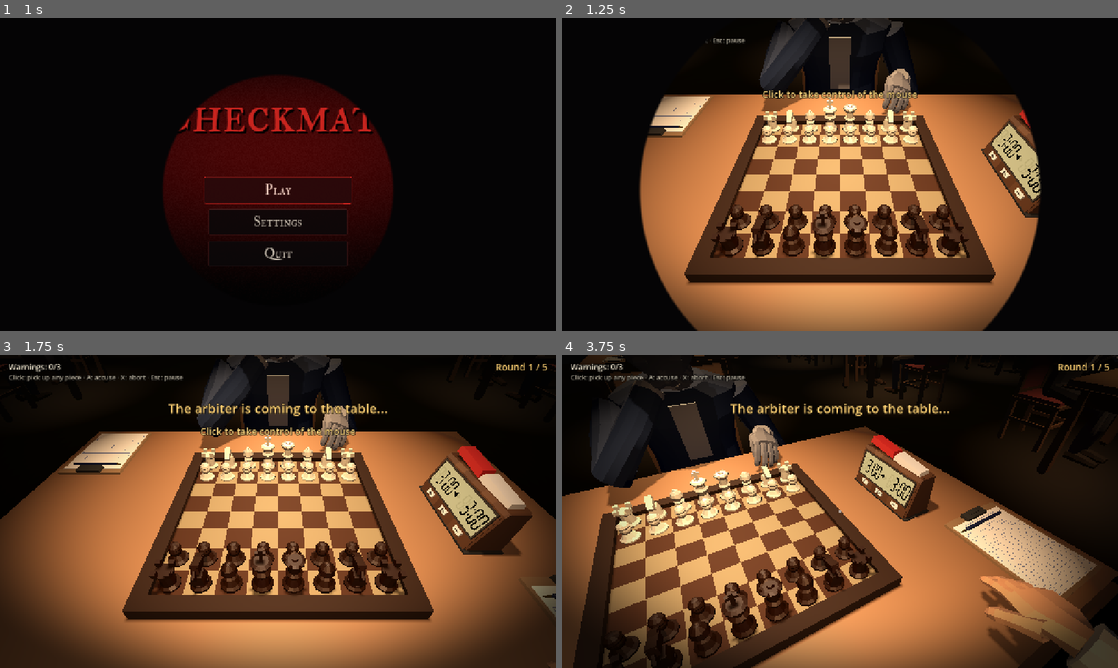
Above: before the commit, frames 1-4 (two rows, left to right).
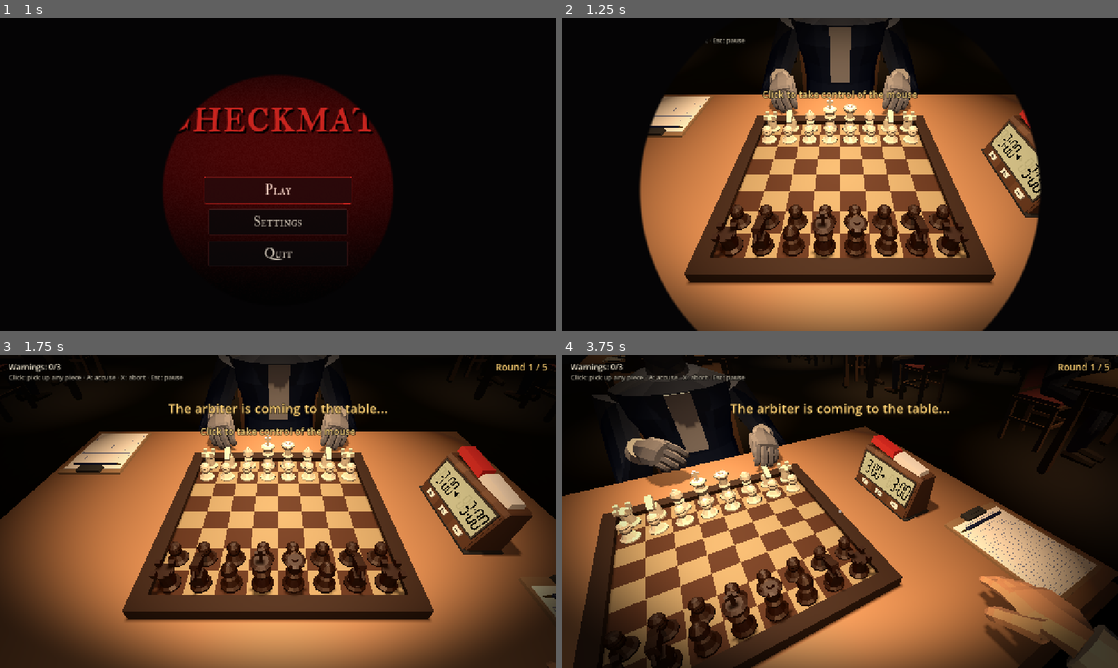
Above: after the commit, the same moments.

Repository: alan-pv/GJ-Horror
Game: Godot game, scene res://src/ui/main_menu.tscn
Same seed, same stepped clock (60 frames per second), same inputs: the game is played once before the commit and once after it. Sound files missing from this copy of the repository are replaced by a short silence.
Inputs (mouse positions are in pixels of both pictures, inside the frame that each line leads up to):
- Up to frame 1 (1 s): click "Play" at 0.5 s
- Up to frame 2 (1.25 s): no input
- Up to frame 3 (1.75 s): tap Enter at 1.25 s; move the mouse to (400, 495) at 1.27 s; hold A (accuse) from 1.28 s (still down); click (400, 495) at 1.42 s
- Up to frame 4 (3.75 s): release A (accuse) at 2 s; tap Enter at 2 s; drag from (728, 527) to (812, 574) at 2.02 s; move the mouse to (851, 505) at 2.77 s; hold A (accuse) 2.78-3.53 s; click (851, 505) at 2.92 s; move the mouse to (834, 517) at 3.52 s; tap A (accuse) at 3.6 s; click (834, 517) at 3.67 s

Frame 1 is identical in both runs. In frame 2, 2.8% of the frame differs, in the area x 35-63%, y 0-32%; in frame 3, 2.5%; in frame 4, 4.5%, in the area x 5-100%, y 0-100%.

Commit message:
Un clip por acción: 21 animaciones pulidas y la silla sigue al cuerpo
- player.glb pasa de 32 a 21 clips: fuera variantes de espera y pensar, sit_look_*, sit_beg y death_fall_back; un solo sit_startle simétrico
- Puño que cierra (fist_boost) con nudillos redondeados; maniquíes sin nariz ni orejas; manos relajadas en dragged
- stand_up, sit_down y stand_accuse se levantan sobre los pies sin atravesar mesa ni silla; sit_move_piece y sit_press_clock sin choques
- Chequeos de mesa, manos y silla más densos (asiento incluido); tabla de retirada mínima de la silla en el contrato
- ChairFollow: la silla se retira cada fotograma según las piernas, sin depender del clip
- Guardias con ropa más clara; la súplica usa sit_cry y el árbitro ya no pide la caída hacia atrás
- El pulgar no atraviesa la pieza mientras llega su abducción (mano nueva más gruesa)
- ROADMAP: el Frente B queda en revisiones en el juego

Diff:
--- a/src/client/arbiter.gd
+++ b/src/client/arbiter.gd
@@ -283,8 +283,6 @@
 		var kind := &"slump"
 		if cond.standing:
 			kind = &"standing"
-		elif _rng.randf() < 0.3:
-			kind = &"fall_back"
 		cond.die(kind)
 	await figure.play_once(&"shoot", 0.02)
 	await figure.play_once(&"lower_gun", 0.1)
--- a/src/client/arm_pose_modifier.gd
+++ b/src/client/arm_pose_modifier.gd
@@ -404,6 +404,13 @@
 			break
 	_swing_goal = best_sw
 	_swing = move_toward(_swing, best_sw, 4.0 * maxf(dt, 0.016))
+	# Si con el pulgar abierto (c = 0) la yema ya queda dentro de la pieza, la flexión no puede
+	# sacarla: la abducción avanza más rápido que el tope hasta que quede fuera (no atraviesa).
+	if best_c >= 0.0:
+		var guard := 0
+		while _swing != best_sw and guard < 64 and _dist(ch, sgn, 0.0, p0, u, _swing) < -CONTACT_EPS:
+			_swing = move_toward(_swing, best_sw, 0.01)
+			guard += 1
 	if best_c >= 0.0 and absf(_swing - best_sw) > 0.01:
 		# Mientras la abducción llega a su valor, la flexión se recalcula con la actual.
 		var c2 := _solve_touch(ch, sgn, p0, u, THUMB, _swing)
--- a/src/client/character/anim_roles.gd
+++ b/src/client/character/anim_roles.gd
@@ -67,9 +67,9 @@
 
 ## Clips que el código aún pide por nombre exacto (no son roles; no se avisa de ellos).
 const DIRECT_CLIPS: Array[StringName] = [
-	&"sit_idle", &"sit_look_left", &"sit_look_right", &"sit_move_piece", &"sit_press_clock", &"sit_write",
-	&"sit_beg", &"sit_cry", &"sit_frozen", &"stand_flee", &"stand_flee_cycle",
-	&"death_slump_table", &"death_fall_back", &"death_standing",
+	&"sit_idle", &"sit_move_piece", &"sit_press_clock", &"sit_write",
+	&"sit_cry", &"sit_frozen", &"stand_flee", &"stand_flee_cycle",
+	&"death_slump_table", &"death_standing",
 	# árbitro
 	&"idle", &"inspect_sheets", &"aim", &"aim_hold", &"shoot", &"lower_gun", &"point_accuse",
 ]
--- a/src/client/character/character_figure.gd
+++ b/src/client/character/character_figure.gd
@@ -19,7 +19,7 @@
 ## Animaciones cíclicas (el .glb no trae el flag; se marcan `LOOP_LINEAR` al cargar).
 const LOOPS: Array[StringName] = [
 	&"sit_idle", &"sit_think", &"sit_nervous", &"sit_write",
-	&"sit_beg", &"sit_cry", &"sit_frozen", &"stand_flee_cycle",
+	&"sit_cry", &"sit_frozen", &"stand_flee_cycle",
 ]
 
 ## Velocidad (m/s) a la que avanza el rol `walk` con velocidad 1 (ciclo de 1,0 s, paso doble de
--- a/src/client/character/figure_base.gd
+++ b/src/client/character/figure_base.gd
@@ -230,6 +230,12 @@
 	await play_once(clip, AnimRoles.blend_of(role))
 
 
+## Duración (s) del clip que cumple el rol (0 si el modelo no trae ninguno ni respaldo).
+func clip_length(role: StringName) -> float:
+	var clip := pick_role_clip(role)
+	return _player.get_animation(clip).length if clip != &"" else 0.0
+
+
 ## Lista de animaciones del modelo.
 func animations() -> PackedStringArray:
 	return _player.get_animation_list()
--- a/src/client/condemned.gd
+++ b/src/client/condemned.gd
@@ -71,7 +71,7 @@
 	_loop = _make_player(VOICE_SEATED, -9.0 if rich else -15.0)
 	match mode:
 		Mode.BEG:
-			figure.play(&"sit_beg", 0.7, _rng.randf_range(0.9, 1.15))
+			figure.play(&"sit_cry", 0.7, _rng.randf_range(0.9, 1.15))
 			_set_loop("sob_loop")
 		Mode.CRY, Mode.SOB:
 			figure.play(&"sit_cry", 0.7, _rng.randf_range(0.9, 1.1))
@@ -172,8 +172,7 @@
 	return seat_pos + Vector3(0.0, 0.0, p_sign * (FLEE_RISE_BACK + FLEE_RUN))
 
 
-## Recibe el disparo. `kind`: &"slump" (sobre la mesa), &"fall_back" (de espaldas) o
-## &"standing" (de pie). Corrutina: termina cuando el cuerpo ya cayó.
+## Recibe el disparo. `kind`: &"slump" (sobre la mesa) o &"standing" (de pie). Corrutina: termina cuando el cuerpo ya cayó.
 func die(kind: StringName) -> void:
 	if dead:
 		return
@@ -184,9 +183,6 @@
 	var anim := &"death_slump_table"
 	var floor_sound := false
 	match kind:
-		&"fall_back":
-			anim = &"death_fall_back"
-			floor_sound = true
 		&"standing":
 			anim = &"death_standing"
 			floor_sound = true
--- /dev/null
+++ b/src/client/events/chair_follow.gd
@@ -0,0 +1,63 @@
+class_name ChairFollow
+extends RefCounted
+## Retirada de la silla calculada a partir de la pose REAL de la figura (no de un tween fijo).
+##
+## Trabaja en el marco de la silla: +Z hacia la mesa (la dirección a la que mira la figura sentada),
+## Y arriba, origen en el centro del asiento a ras de suelo. La silla se retira `r` metros por -Z.
+## `need` mide cuánto hay que retirarla para que las piernas (muslos, rodillas y tobillos por
+## debajo del asiento) no la atraviesen; `desired` es la retirada "de guion" según la altura de la
+## pelvis; el resultado es el mayor de los dos, así que si cambia el clip la silla sigue al cuerpo.
+
+## Mitad del asiento (m) y altura de su cara superior.
+const SEAT_HALF := 0.22
+const SEAT_TOP := 0.44
+## Radio de las piernas (m) y holgura extra que se deja entre ellas y la silla.
+const LEG_RADIUS := 0.07
+const MARGIN := 0.08
+## Altura de la pelvis sentado y de pie (m): da el avance del movimiento de levantarse.
+const HIPS_SEATED := 0.54
+const HIPS_STANDING := 0.86
+## Velocidad máxima (m/s) a la que la silla va hacia su retirada "de guion".
+const SPEED := 1.6
+## Huesos (sin lado) que forman la pierna, de la cadera al tobillo.
+const LEG_BONES: Array[String] = ["Thigh", "Shin", "Foot"]
+
+
+## Retirada mínima (m, >= 0) para que las piernas de `fig` no atraviesen la silla que está en
+## `home` (transformación mundial de la silla en su sitio). Cuenta solo lo que queda bajo la cara
+## superior del asiento y dentro de su ancho: lo que está encima (muslos apoyados) no choca.
+static func need(fig: CharacterFigure, home: Transform3D) -> float:
+	var inv := home.affine_inverse()
+	var worst := 0.0
+	for side in ["L", "R"]:
+		var pts: Array[Vector3] = []
+		for b in LEG_BONES:
+			pts.append(inv * fig.bone_global(StringName("%s.%s" % [b, side])).origin)
+		for i in range(pts.size() - 1):
+			for k in 7:
+				var p := pts[i].lerp(pts[i + 1], k / 6.0)
+				if p.y >= SEAT_TOP or absf(p.x) > SEAT_HALF + LEG_RADIUS:
+					continue
+				worst = maxf(worst, SEAT_HALF - p.z + LEG_RADIUS)
+	return worst
+
+
+## Avance (0-1) de la pelvis entre sentado y de pie.
+static func rise_progress(fig: CharacterFigure, home: Transform3D) -> float:
+	var y: float = (home.affine_inverse() * fig.bone_global(&"Hips").origin).y
+	return clampf(inverse_lerp(HIPS_SEATED, HIPS_STANDING, y), 0.0, 1.0)
+
+
+## Retirada "de guion" (m) para el avance `p` de la pelvis: sale mientras sube y vuelve a la par
+## mientras baja (al sentarse `p` decrece). `full` = retirada final de pie.
+static func desired(p: float, full: float) -> float:
+	return full * smoothstep(0.0, 0.85, p)
+
+
+## Un paso: nueva retirada a partir de la actual `r`. Nunca baja de `need + MARGIN` (con la holgura
+## desvaneciéndose a 0 al acabar si `fade` = 1) ni de `floor_r` (retirada mínima del contrato);
+## hacia `want` se mueve a lo sumo `SPEED * dt`.
+static func step(r: float, need_r: float, want: float, floor_r: float, dt: float, fade: float = 0.0) -> float:
+	var moved := move_toward(r, want, SPEED * dt)
+	var safe := need_r + MARGIN * (1.0 - fade) if need_r > 0.0 else 0.0
+	return maxf(maxf(moved, safe), floor_r)
--- a/src/client/events/event_stage.gd
+++ b/src/client/events/event_stage.gd
@@ -197,12 +197,23 @@
 	return b.normalized()
 
 
-## Mueve `node` en el mundo a `to` en `seconds` (tween en este escenario).
-func _slide(node: Node3D, to: Vector3, seconds: float, delay: float = 0.0) -> void:
-	var tw := create_tween()
-	if delay > 0.0:
-		tw.tween_interval(delay)
-	tw.tween_property(node, "global_position", to, seconds).set_trans(Tween.TRANS_SINE).set_ease(Tween.EASE_IN_OUT)
+## Mantiene la silla a la distancia que pide la pose real de `fig` (ver `ChairFollow`) durante
+## `seconds`. `standing_up`: la silla sale al levantarse (acaba en `CHAIR_BACK`); si no, vuelve a la
+## par al sentarse (acaba en su sitio). Corrutina: se lanza sin `await`.
+func _chair_follow(chair: Node3D, fig: CharacterFigure, home: Transform3D, standing_up: bool, seconds: float) -> void:
+	var back := -home.basis.z
+	var r := 0.0 if standing_up else CHAIR_BACK
+	var t := 0.0
+	while t < seconds and is_inside_tree() and is_instance_valid(fig) and is_instance_valid(chair):
+		await get_tree().process_frame
+		var dt := get_process_delta_time()
+		t += dt
+		var want := ChairFollow.desired(ChairFollow.rise_progress(fig, home), CHAIR_BACK)
+		var fade := 0.0 if standing_up else clampf(t / maxf(seconds, 0.01), 0.0, 1.0)
+		r = ChairFollow.step(r, ChairFollow.need(fig, home), want, 0.0, dt, fade)
+		chair.global_position = home.origin + back * r
+	if is_instance_valid(chair):
+		chair.global_position = home.origin + back * (CHAIR_BACK if standing_up else 0.0)
 
 
 ## Gira `f` hasta `yaw` (rad) en `seconds`, tras `delay`.
@@ -248,8 +259,9 @@
 	var yaw0 := f.rotation.y
 	var yaw := figure_yaw(f.global_position, toward)
 	f.set_look(0.0, 0.0)
-	# La silla sale hacia atrás mientras sube la pelvis; el cuerpo se vuelve hacia el jugador.
-	_slide(chair, chair_home + back * CHAIR_BACK, 0.9, 0.2)
+	# La silla sale hacia atrás siguiendo la pelvis y las piernas; el cuerpo se vuelve hacia el jugador.
+	var chair_xf := chair.global_transform
+	_chair_follow(chair, f, chair_xf, true, f.clip_length(&"stand_accuse"))
 	_turn_figure(f, yaw, 1.0, 0.9)
 	get_tree().create_timer(1.7).timeout.connect(func() -> void:
 		if is_instance_valid(f):
@@ -260,7 +272,7 @@
 		return
 	# Vuelve a su silla: gira hacia la mesa, la silla entra y se sienta.
 	_turn_figure(f, yaw0, 0.7)
-	_slide(chair, chair_home, 0.9, 0.6)
+	_chair_follow(chair, f, chair_xf, false, f.clip_length(&"sit_down"))
 	await f.play_role_once(&"sit_down")
 	if is_instance_valid(f):
 		f.rotation.y = yaw0
@@ -271,12 +283,13 @@
 
 # --- Eliminación en otra mesa -----------------------------------------------------------
 
-## Aspecto de los guardias: ropa oscura (algo más clara que negro para que se lea en la penumbra), maniquí gris.
+## Aspecto de los guardias: ropa oscura pero con luz propia suficiente (gris azulado, no negro) para
+## que se lea fuera del cono de luz, sin llegar a destacar más que la víctima; maniquí gris.
 static func guard_look(rng: RandomNumberGenerator) -> Dictionary:
-	var dark := Color(0.11, 0.11, 0.14)
+	var dark := Color(0.24, 0.25, 0.31)
 	return CharacterFigure.bot_look(rng, {
-		"skin": CharacterFigure.BOT_SKIN, "shirt": Color(0.16, 0.16, 0.18), "jacket": dark,
-		"pants": dark, "shoes": Color(0.05, 0.05, 0.05), "hair": CharacterFigure.BOT_SKIN, "hair_style": "bald",
+		"skin": CharacterFigure.BOT_SKIN, "shirt": Color(0.34, 0.35, 0.40), "jacket": dark,
+		"pants": Color(0.20, 0.21, 0.26), "shoes": Color(0.12, 0.12, 0.14), "hair": CharacterFigure.BOT_SKIN, "hair_style": "bald",
 	})
 
 
@@ -320,7 +333,8 @@
 		g.rotation.y = figure_yaw(g.global_position, seat_pos)
 	victim.set_look(0.0, 0.0)
 	play_sound(&"struggle", seat_pos, 8.0, victim)
-	_slide(chair, chair.global_position + back * CHAIR_BACK, 0.7, 0.1)
+	var chair_xf := chair.global_transform
+	_chair_follow(chair, victim, chair_xf, true, victim.clip_length(&"stand_up"))
 	await victim.play_role_once(&"stand_up")
 	# Por los pasillos hasta el perímetro, entre los dos guardias.
 	var out := Vector3(seat_pos.x, 0.0, seat_pos.z)
--- a/src/client/opponent_avatar.gd
+++ b/src/client/opponent_avatar.gd
@@ -297,20 +297,11 @@
 	_body_kick = k * 0.22
 
 
-## Respingo ante un evento fuerte en `world_pos`: `sit_startle` del lado del origen.
-func startle(world_pos: Vector3) -> void:
+## Respingo ante un evento fuerte en `world_pos`: `sit_startle` (el lado lo da la mirada).
+func startle(_world_pos: Vector3) -> void:
 	if condemned or _once_busy or not figure.has_role(&"sit_startle") or not _hands_free():
 		return
-	var local := figure.global_transform.affine_inverse() * world_pos
-	var clip := &"sit_startle__left" if local.x > 0.0 else &"sit_startle__right"
-	if not figure.has_animation(clip):
-		_play_once_role(&"sit_startle")
-		return
-	_once_busy = true
-	if _ik_on:
-		_set_ik(false, 0.2)
-	await figure.play_once(clip, AnimRoles.blend_of(&"sit_startle"))
-	_resume_idle()
+	_play_once_role(&"sit_startle")
 
 
 func _start_event_tween() -> void:
--- a/src/world/background_table.gd
+++ b/src/world/background_table.gd
@@ -312,9 +312,7 @@
 	await get_tree().create_timer(delay).timeout
 	if not _same_job(color, g, &"startle"):
 		return
-	var local := f.global_transform.affine_inverse() * world_pos
-	var clip := &"sit_startle__left" if local.x > 0.0 else &"sit_startle__right"
-	await f.play_once(clip if f.has_animation(clip) else f.pick_role_clip(&"sit_startle", _rng), AnimRoles.blend_of(&"sit_startle"))
+	await f.play_once(f.pick_role_clip(&"sit_startle", _rng), AnimRoles.blend_of(&"sit_startle"))
 	if not _same_job(color, g, &"startle"):
 		return
 	s.stage = &"ambient"
--- a/tests/run_tests.gd
+++ b/tests/run_tests.gd
@@ -20,6 +20,7 @@
 	"res://tests/test_hall_layout.gd",
 	"res://tests/test_hall.gd",
 	"res://tests/test_character_figure.gd",
+	"res://tests/test_chair_follow.gd",
 	"res://tests/test_arbiter.gd",
 	"res://tests/test_hand_flow.gd",
 	"res://tests/test_hand_grasp.gd",
--- /dev/null
+++ b/tests/test_chair_follow.gd
@@ -0,0 +1,75 @@
+extends TestCase
+## La silla sigue a la pose real al levantarse y sentarse (`ChairFollow`), con el .glb real.
+## Necesita fotogramas (el esqueleto solo aplica la animación dentro del árbol), por eso las
+## pruebas son corrutinas que run_tests.gd espera.
+
+const STEPS := 14
+
+
+func _tree() -> SceneTree:
+	return tree
+
+
+## Figura en el árbol, con `clip` en pausa; la silla está en el origen mirando a +Z.
+func _setup(clip: StringName) -> CharacterFigure:
+	var f := CharacterFigure.new()
+	_tree().root.add_child(f)
+	f.play(clip, 0.0)
+	f.animation_player().pause()
+	return f
+
+
+## Recorre el clip y simula la silla paso a paso. Devuelve {max_overlap, min_naive_need, r_end}:
+## el mayor solape de piernas con la silla ya retirada, lo que pediría una silla sin moverse y la
+## retirada final.
+func _drive(role: StringName, standing_up: bool) -> Dictionary:
+	var probe := CharacterFigure.new()
+	var clip := probe.pick_role_clip(role)
+	probe.free()
+	var f := _setup(clip)
+	var ap := f.animation_player()
+	var length := ap.get_animation(clip).length
+	var home := Transform3D.IDENTITY
+	var back := Vector3(0.0, 0.0, -1.0)
+	var r := 0.0 if standing_up else 0.5
+	var out := {"max_overlap": -1.0, "max_naive": 0.0, "r_end": 0.0}
+	for i in STEPS + 1:
+		ap.seek(length * i / float(STEPS), true)
+		await _tree().process_frame
+		var dt := length / STEPS
+		var fade := 0.0 if standing_up else float(i) / STEPS
+		r = ChairFollow.step(r, ChairFollow.need(f, home), ChairFollow.desired(ChairFollow.rise_progress(f, home), 0.5), 0.0, dt, fade)
+		var moved := Transform3D(Basis.IDENTITY, back * r)
+		out.max_overlap = maxf(out.max_overlap, ChairFollow.need(f, moved))
+		out.max_naive = maxf(out.max_naive, ChairFollow.need(f, home))
+	out.r_end = r
+	f.queue_free()
+	return out
+
+
+func test_chair_clears_legs_when_standing_up() -> void:
+	var res := await _drive(&"stand_up", true)
+	check(res.max_overlap <= 0.001, "stand_up: la silla no toca las piernas (solape %.3f)" % res.max_overlap)
+	check(res.max_naive > 0.05, "stand_up: sin mover la silla sí se solaparía (%.3f)" % res.max_naive)
+	check(res.r_end >= 0.40, "stand_up: la silla acaba retirada >= 0,40 m (%.2f)" % res.r_end)
+
+
+func test_chair_clears_legs_when_accusing() -> void:
+	var res := await _drive(&"stand_accuse", true)
+	check(res.max_overlap <= 0.001, "stand_accuse: sin solape (%.3f)" % res.max_overlap)
+	check(res.r_end >= 0.40, "stand_accuse: silla retirada >= 0,40 m (%.2f)" % res.r_end)
+
+
+func test_chair_returns_when_sitting_down() -> void:
+	var res := await _drive(&"sit_down", false)
+	check(res.max_overlap <= 0.001, "sit_down: la silla no toca las piernas (solape %.3f)" % res.max_overlap)
+	check(res.r_end < 0.1, "sit_down: la silla vuelve a la par (%.2f)" % res.r_end)
+
+
+func test_seated_legs_do_not_push_chair() -> void:
+	var f := _setup(&"sit_idle")
+	f.animation_player().seek(0.0, true)
+	await _tree().process_frame
+	await _tree().process_frame
+	check_eq(ChairFollow.need(f, Transform3D.IDENTITY), 0.0, "sentado no pide retirada")
+	f.queue_free()
--- a/tests/test_character_figure.gd
+++ b/tests/test_character_figure.gd
@@ -2,14 +2,14 @@
 ## Pruebas de las figuras 3D (`CharacterFigure`, `ArbiterFigure`) con los .glb reales.
 
 const PLAYER_ANIMS := [
-	"sit_idle", "sit_think", "sit_nervous", "sit_look_left", "sit_look_right", "sit_move_piece",
-	"sit_press_clock", "sit_write", "sit_beg", "sit_cry", "sit_frozen", "stand_flee",
-	"stand_flee_cycle", "death_slump_table", "death_fall_back", "death_standing",
+	"sit_idle", "sit_think", "sit_nervous", "sit_move_piece",
+	"sit_press_clock", "sit_write", "sit_cry", "sit_frozen", "stand_flee",
+	"stand_flee_cycle", "death_slump_table", "death_standing",
 ]
+## Variantes admitidas por rol: un clip por acción (el .glb viejo aún puede traer variantes).
 const ROLE_CLIPS := {
-	&"sit_wait": ["sit_wait__chin", "sit_wait__crossed", "sit_wait__head", "sit_wait__lean_back"],
-	&"sit_think": ["sit_think", "sit_think__chin", "sit_think__temple"],
-	&"sit_startle": ["sit_startle__left", "sit_startle__right"],
+	&"sit_think": ["sit_think"],
+	&"sit_startle": ["sit_startle"],
 }
 const ARBITER_ANIMS := ["idle", "walk", "inspect_sheets", "aim", "aim_hold", "shoot", "lower_gun", "point_accuse"]
 
@@ -233,10 +233,10 @@
 	for role in ROLE_CLIPS:
 		var got := Array(f.variants(role))
 		got.sort()
-		check_eq(got, ROLE_CLIPS[role], "variantes de " + role)
+		check_eq(got, ROLE_CLIPS[role], "clip único de " + role)
 		check(f.has_role(role), "has_role " + role)
 	for role in AnimRoles.ROLES:
-		check(f.has_role(role), "el jugador trae el rol " + role)
+		check(f.has_role(role) or f.pick_role_clip(role) != &"", "el jugador resuelve el rol " + role)
 	check(not f.has_role(&"no_existe"), "rol inexistente")
 	check(f.variants(&"no_existe").is_empty(), "sin variantes")
 	f.free()
@@ -251,23 +251,17 @@
 	f.free()
 
 
-func test_play_role_avoids_repeating_variant() -> void:
+func test_play_role_single_clip_and_fallback() -> void:
 	var f := CharacterFigure.new()
 	var rng := RandomNumberGenerator.new()
 	rng.seed = 11
-	var last := &""
-	var seen := {}
-	for i in 40:
-		var clip := f.play_role(&"sit_wait", rng, 1.0)
-		check(clip != last, "no repite la variante (%s)" % clip)
-		check(AnimRoles.role_of(clip) == &"sit_wait", "es del rol")
-		seen[clip] = true
-		last = clip
-	check_eq(seen.size(), 4, "usa todas las variantes")
-	check_eq(f.current(), last, "reproduce la elegida")
-	# Con una sola variante (sit_cough) sí puede repetir.
+	# Un clip por acción: el rol se repite sin problema.
 	check_eq(f.play_role(&"sit_cough", rng), &"sit_cough")
 	check_eq(f.play_role(&"sit_cough", rng), &"sit_cough")
+	# `sit_wait` sin clips propios cae en su respaldo `sit_idle` (con un .glb viejo usa sus variantes).
+	var clip := f.play_role(&"sit_wait", rng, 1.0)
+	check(clip == &"sit_idle" or AnimRoles.role_of(clip) == &"sit_wait", "sit_wait resuelve (%s)" % clip)
+	check_eq(f.current(), clip, "reproduce la elegida")
 	f.free()
 
 
@@ -300,7 +294,7 @@
 		done[0] = true
 	run.call()
 	check(not done[0], "aún no termina")
-	check_eq(AnimRoles.role_of(f.current()), &"sit_startle", "reproduce una variante del rol")
+	check_eq(AnimRoles.role_of(f.current()), &"sit_startle", "reproduce el clip del rol")
 	f.animation_player().advance(0.2)
 	f.animation_player().advance(2.0)
 	check(done[0], "play_role_once terminó")
@@ -308,7 +302,7 @@
 
 
 func test_naming_problems_are_detected() -> void:
-	check_eq(AnimRoles.naming_problem(&"sit_wait__crossed"), "", "bien")
+	check_eq(AnimRoles.naming_problem(&"sit_wait__variante"), "", "bien")
 	check_eq(AnimRoles.naming_problem(&"sit_idle"), "", "clip directo")
 	check(AnimRoles.naming_problem(&"sit_wait_crossed") != "", "un guion bajo")
 	check(AnimRoles.naming_problem(&"sit_wiat__x") != "", "rol desconocido")
@@ -363,8 +357,7 @@
 ## altura razonable sobre la mesa (0,72 m), incluso mirando al tablero (pitch -35 grados).
 func test_seated_posture_is_upright() -> void:
 	var table := 0.72
-	for clip in ["sit_idle", "sit_nervous", "sit_wait__chin", "sit_wait__crossed", "sit_wait__head",
-			"sit_wait__lean_back", "sit_think", "sit_think__chin", "sit_think__temple"]:
+	for clip in ["sit_idle", "sit_nervous", "sit_think"]:
 		var f := _spawn(CharacterFigure.new()) as CharacterFigure
 		f.play(StringName(clip), 0.0)
 		var ap := f.animation_player()
--- a/tools/anim_preview.gd
+++ b/tools/anim_preview.gd
@@ -5,6 +5,8 @@
 ##   DISPLAY=:0 godot --path . --script res://tools/anim_preview.gd -- --role=sit_wait --out=/ruta
 ##   opciones: --clip=nombre (en vez de --role), --times=0,0.25,0.5,0.75 (fracciones de la duración),
 ##             --seat=0.72|0.80 (distancia silla-centro de la mesa), --views=side,front,top
+##             --bare (sin mesa, silla ni tablero: para ver una mano de cerca)
+##             --focus=x,y,z --dist=0.4 (primer plano: la cámara mira a ese punto desde esa distancia)
 ## Guarda <out>/<clip>_<fracción>_<vista>.png (la figura mira a +Z; la silla está en el origen).
 
 const PROPS := "res://assets/models/props/"
@@ -65,6 +67,21 @@
 
 func _place_camera(cam: Camera3D, view: String, seat: float) -> void:
 	var target := Vector3(0, 0.95, seat * 0.5)
+	if _args.has("focus"):
+		var f := String(_args["focus"]).split(",")
+		target = Vector3(float(f[0]), float(f[1]), float(f[2]))
+		var d := float(_args.get("dist", 0.4))
+		match view:
+			"side":
+				cam.position = target + Vector3(d, 0.0, 0.0)
+			"front":
+				cam.position = target + Vector3(d * 0.4, d * 0.3, d)
+			"under":
+				cam.position = target + Vector3(d * 0.2, -d * 0.6, d * 0.8)
+			_:
+				cam.position = target + Vector3(0.0, d, 0.01)
+		cam.look_at(target, Vector3.UP if view != "top" else Vector3(0, 0, -1))
+		return
 	match view:
 		"side":
 			cam.position = Vector3(3.6, 1.0, seat * 0.5)
@@ -96,6 +113,8 @@
 	fm.albedo_color = Color(0.12, 0.12, 0.14)
 	floor_mesh.material_override = fm
 	world.add_child(floor_mesh)
+	if _args.has("bare"):
+		return
 	var chair := (load(PROPS + "chair.glb") as PackedScene).instantiate() as Node3D
 	world.add_child(chair)
 	var table := (load(PROPS + "table.glb") as PackedScene).instantiate() as Node3D
--- a/tools/check_characters.gd
+++ b/tools/check_characters.gd
@@ -12,11 +12,10 @@
 
 const CHARACTERS := {
 	"res://assets/models/characters/player.glb": {
-		"anims": ["sit_idle", "sit_think", "sit_nervous", "sit_look_left", "sit_look_right", "sit_move_piece",
-			"sit_press_clock", "sit_write", "sit_beg", "sit_cry", "sit_frozen", "stand_flee", "stand_flee_cycle",
-			"death_slump_table", "death_fall_back", "death_standing",
-			"sit_wait__crossed", "sit_wait__chin", "sit_wait__head", "sit_wait__lean_back", "sit_think__chin",
-			"sit_think__temple", "sit_startle__left", "sit_startle__right", "sit_cough", "sit_pick_up",
+		"anims": ["sit_idle", "sit_think", "sit_nervous", "sit_move_piece",
+			"sit_press_clock", "sit_write", "sit_cry", "sit_frozen", "stand_flee", "stand_flee_cycle",
+			"death_slump_table", "death_standing",
+			"sit_startle", "sit_cough", "sit_pick_up",
 			"stand_accuse", "stand_accuse_hold", "dragged", "stand_up", "walk", "sit_down"],
 		"nodes": ["Hair_Short", "Hair_Long", "Hair_Bald"],
 	},
Binary file changed: assets/models/characters/player.glb
Not shown, added: src/client/events/chair_follow.gd.uid
Not shown, added: tests/test_chair_follow.gd.uid
Not shown, changed: ROADMAP.md
Not shown, changed: art/characters/player.blend
Not shown, changed: docs/arquitectura.md
Not shown, changed: docs/contrato-arte.md
